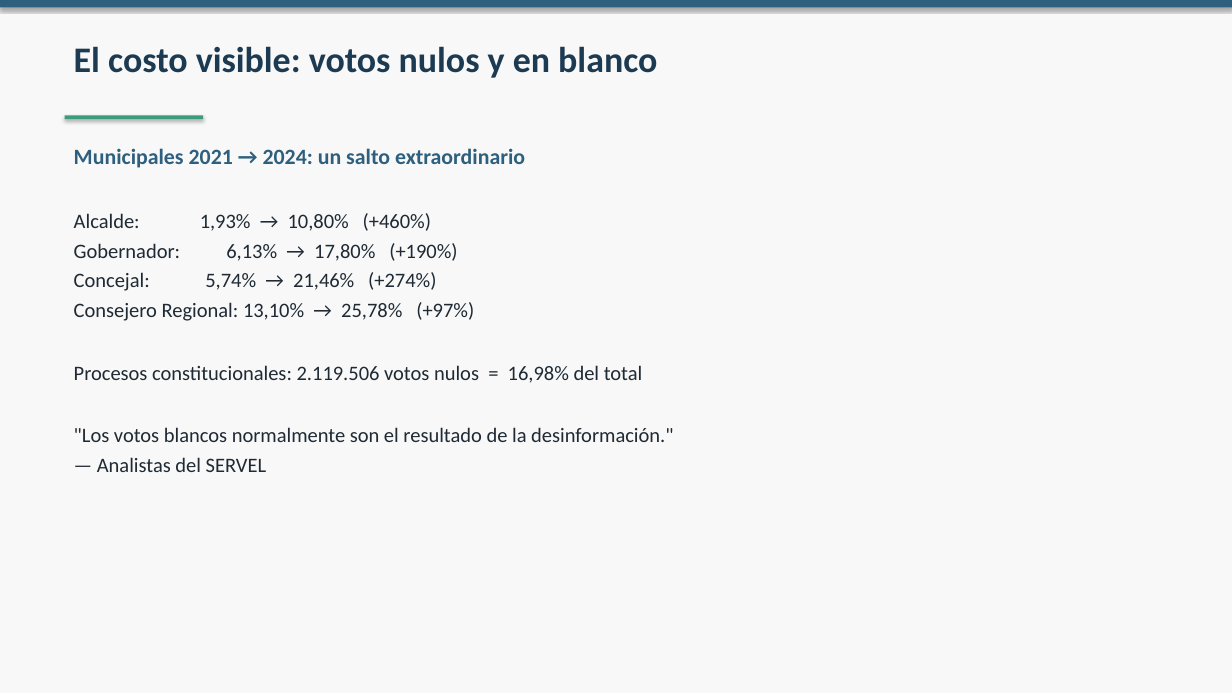
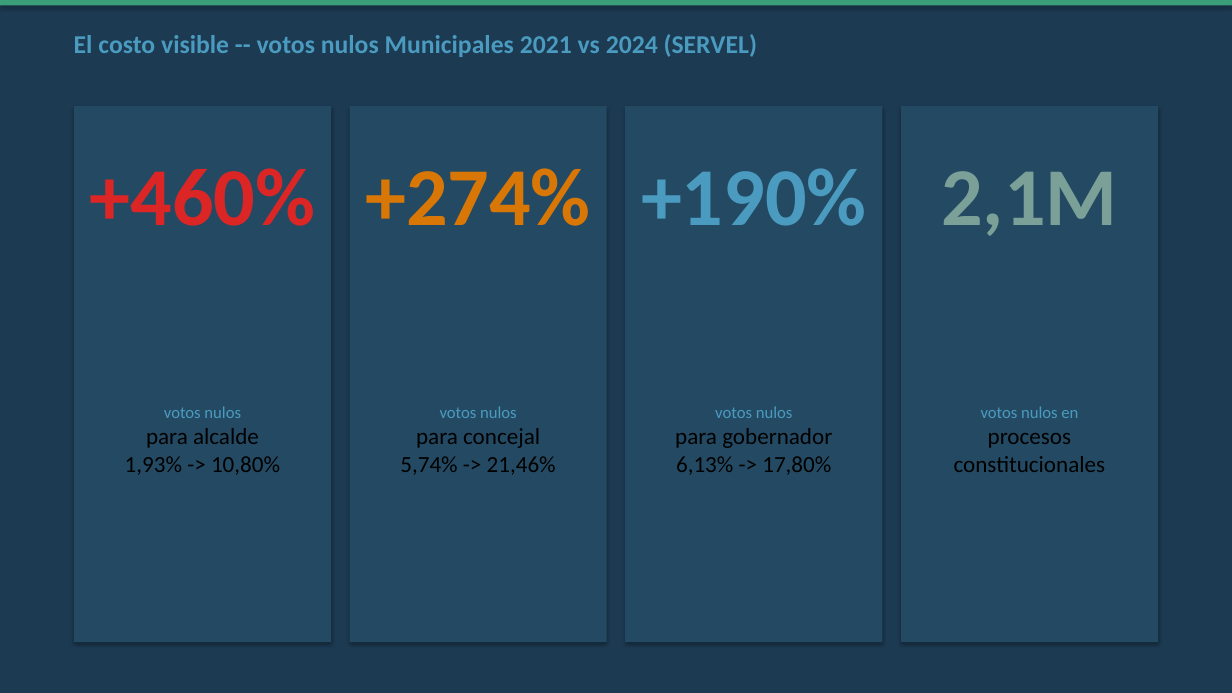
Before and after one commit to whatebria/tinder-decisivo, a slide deck: slide 6 of presentaciones/01_Problema_Investigacion_y_Contexto.pptx. Drawn at 1232x693 pixels with LibreOffice and Linux fonts; fonts in the diff are those of the drawing. Boxes give left, top, right and bottom in pixels: in the first picture for what was removed or moved away, otherwise in the second. Text is boxed around its words. In the diff, an @@ line names an element or a change of style, - is before the commit and + after.

```diff
--- a/presentaciones/01_Problema_Investigacion_y_Contexto.pptx
+++ b/presentaciones/01_Problema_Investigacion_y_Contexto.pptx
@@ background #F7F8F7 to #1C3A52 @@
@@ rectangle at (x1=0, y1=0, x2=1232, y2=6): fill #2E5F7E to #3A9E7A @@
@@ text at (x1=74, y1=34, x2=757, y2=57): text changed; size 28 to 20 pt; text colour #1C3A52 to #4A9BBF @@
-El costo visible: votos nulos y en blanco
+El costo visible -- votos nulos Municipales 2021 vs 2024 (SERVEL)
@@ rectangle removed at (x1=65, y1=116, x2=203, y2=119) @@
@@ rectangle added at (x1=74, y1=106, x2=331, y2=642), fill #244A63 @@
@@ rectangle added at (x1=349, y1=106, x2=606, y2=642), fill #244A63 @@
@@ rectangle added at (x1=626, y1=106, x2=883, y2=642), fill #244A63 @@
@@ rectangle added at (x1=901, y1=106, x2=1158, y2=642), fill #244A63 @@
@@ text removed at (x1=74, y1=148, x2=525, y2=168) @@
-Municipales 2021 → 2024: un salto extraordinario
@@ text added at (x1=90, y1=168, x2=315, y2=226), 64 pt, text #DC2626, bold @@
++460%
@@ text added at (x1=365, y1=168, x2=590, y2=226), 64 pt, text #D97706, bold @@
++274%
@@ text added at (x1=641, y1=168, x2=866, y2=226), 64 pt, text #4A9BBF, bold @@
++190%
@@ text added at (x1=941, y1=171, x2=1117, y2=236), 64 pt, text #7BA098, bold @@
+2,1M
@@ text at (x1=125, y1=406, x2=280, y2=475): text changed; size 16 to 18 pt; text colour #1F2A35 to #000000 @@
-Alcalde: 1,93% → 10,80% (+460%)
-Gobernador: 6,13% → 17,80% (+190%)
-Concejal: 5,74% → 21,46% (+274%)
-Consejero Regional: 13,10% → 25,78% (+97%)
-Procesos constitucionales: 2.119.506 votos nulos = 16,98% del total
-"Los votos blancos normalmente son el resultado de la desinformación."
-— Analistas del SERVEL
+votos nulos
+para alcalde
+1,93% -> 10,80%
@@ text added at (x1=400, y1=406, x2=556, y2=475), 18 pt, text #000000 @@
+votos nulos
+para concejal
+5,74% -> 21,46%
@@ text added at (x1=675, y1=406, x2=832, y2=475), 18 pt, text #000000 @@
+votos nulos
+para gobernador
+6,13% -> 17,80%
@@ text added at (x1=954, y1=406, x2=1106, y2=472), 18 pt, text #000000 @@
+votos nulos en
+procesos
+constitucionales
```
Also in this commit, not shown: 9 other slides changed, 5 slides added, 5 slides removed, 10 other files.
